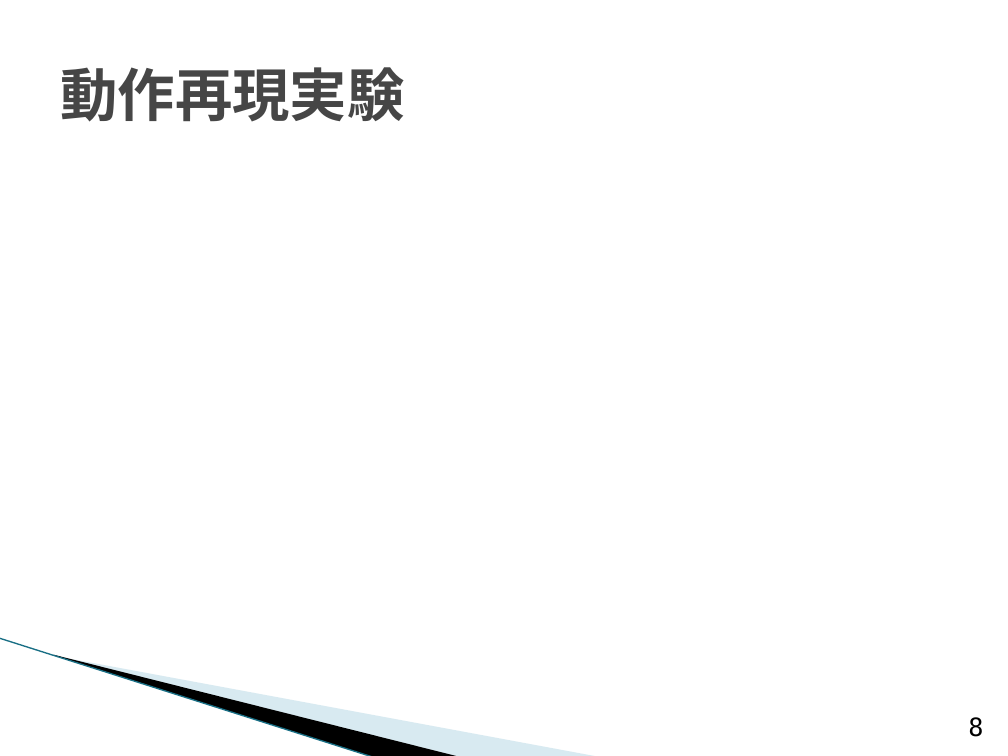
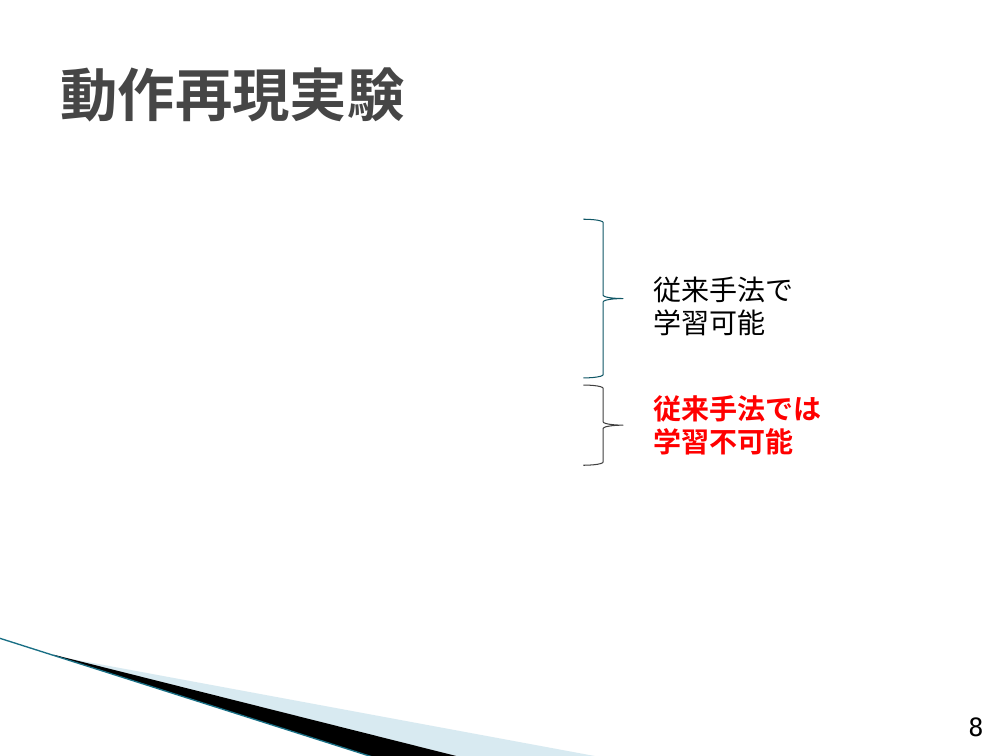
Before and after one commit to TetsuyaKomota/GitforEclipseTest, a slide deck: slide 8 of IntentionLearning/memo/presentation/卒論発表会スライド _2.pptx. Drawn at 1008x756 pixels with LibreOffice and Linux fonts; fonts in the diff are those of the drawing; grey boxes stand for pictures; background and template pictures are left out. Boxes give left, top, right and bottom in pixels: in the first picture for what was removed or moved away, otherwise in the second. Text is boxed around its words. In the diff, an @@ line names an element or a change of style, - is before the commit and + after.

```diff
--- a/IntentionLearning/memo/presentation/卒論発表会スライド _2.pptx
+++ b/IntentionLearning/memo/presentation/卒論発表会スライド _2.pptx
@@ right brace added at <box>584,220,623,378</box>, outline #105766 0.75 pt @@
@@ text added at <box>654,276,794,336</box>, 20 pt, text #000000 @@
+従来手法で
+学習可能
@@ right brace added at <box>584,385,623,466</box>, outline #404040 0.75 pt @@
@@ text added at <box>654,395,822,455</box>, 20 pt, text #FF0000, bold @@
+従来手法では
+学習不可能
```
Also in this commit, not shown: 4 other slides changed.
